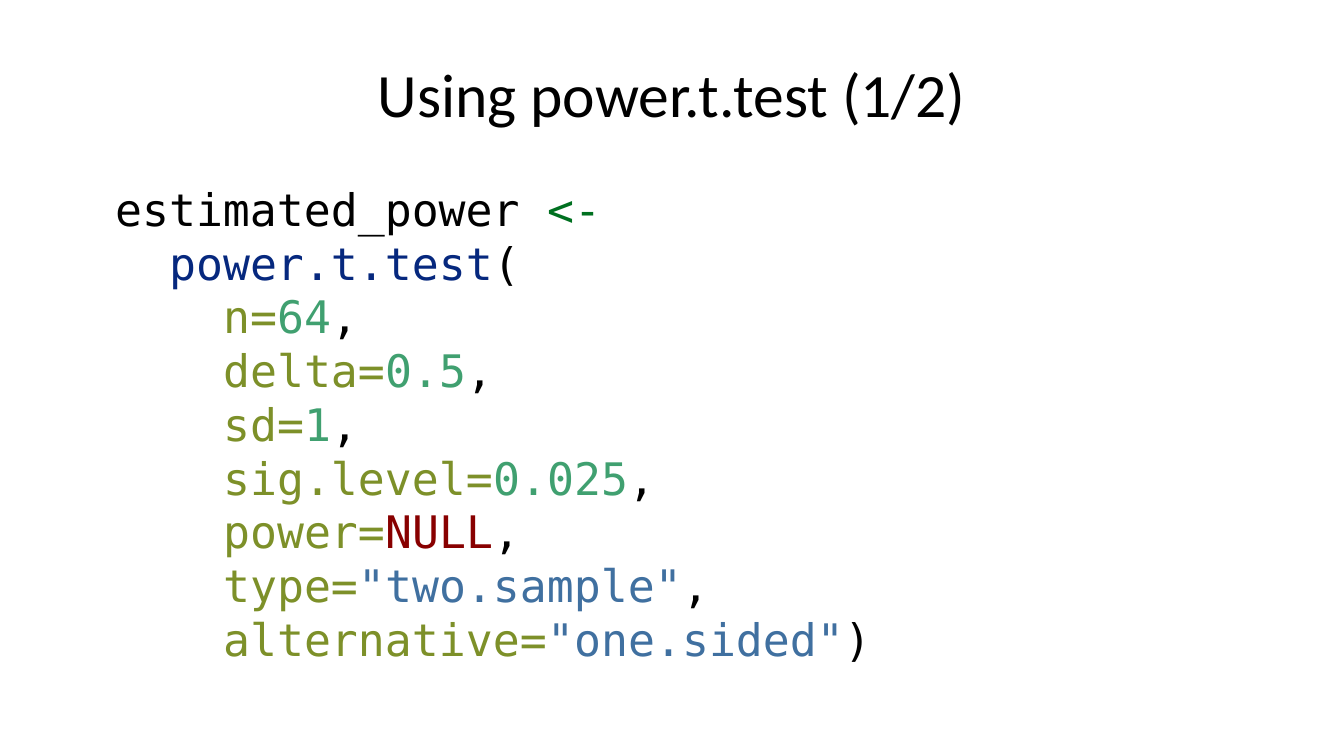
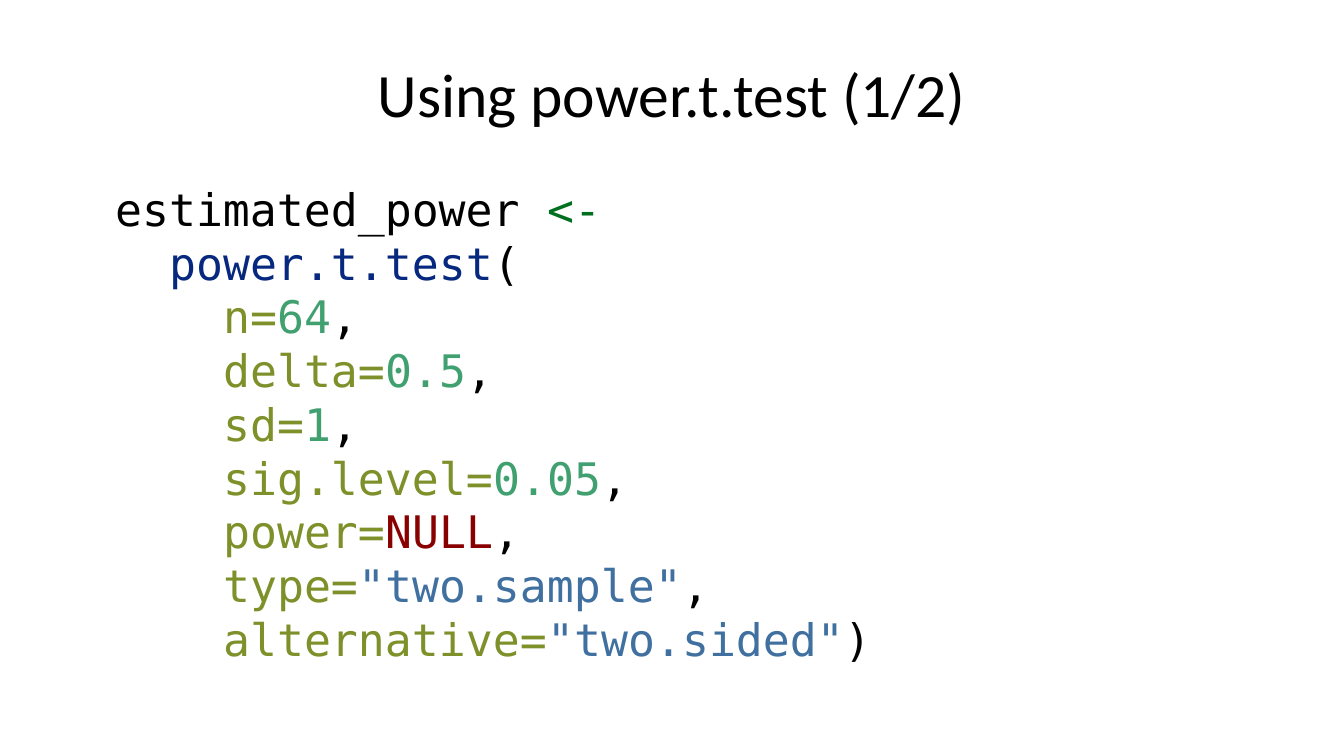
Before and after one commit to pmean/papers-and-presentations, a slide deck: slide 17 of power/power-and-sample-size-slides.pptx (slide 18 before the commit). Drawn at 1344x756 pixels with LibreOffice and Linux fonts; fonts in the diff are those of the drawing. Boxes give left, top, right and bottom in pixels: in the first picture for what was removed or moved away, otherwise in the second. Text is boxed around its words. In the diff, an @@ line names an element or a change of style, - is before the commit and + after.

Commit message:
Finalized power-and-sample-size-slides

```diff
--- a/power/power-and-sample-size-slides.pptx
+++ b/power/power-and-sample-size-slides.pptx
@@ text at box(115, 192, 871, 662): text changed @@
-estimated_power <-
-power.t.test(
-n=64,
-delta=0.5,
-sd=1,
-sig.level=0.025,
-power=NULL,
-type="two.sample",
-alternative="one.sided")
+estimated_power <-
+power.t.test(
+n=64,
+delta=0.5,
+sd=1,
+sig.level=0.05,
+power=NULL,
+type="two.sample",
+alternative="two.sided")
```
Also in this commit, not shown: 6 other slides changed, 1 other file.
